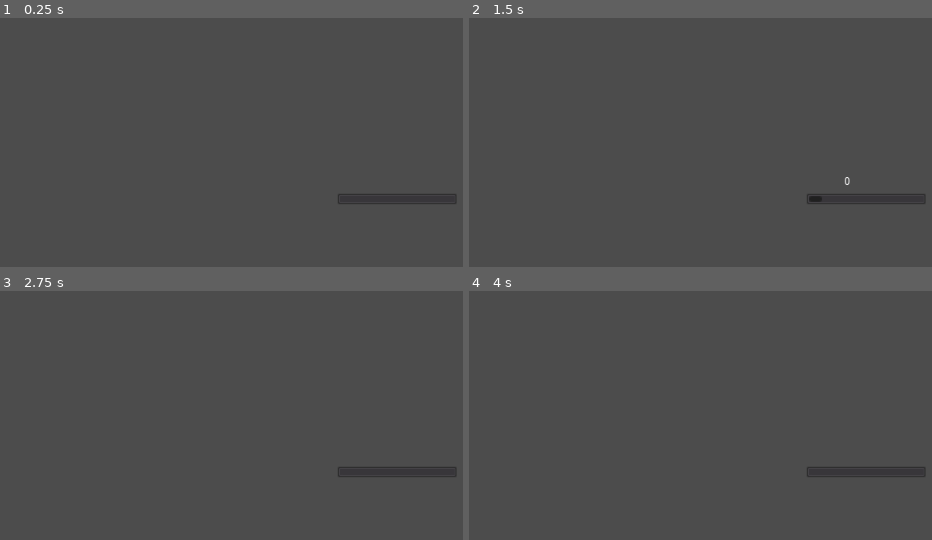
Above: before the commit, frames 1-4 (two rows, left to right).
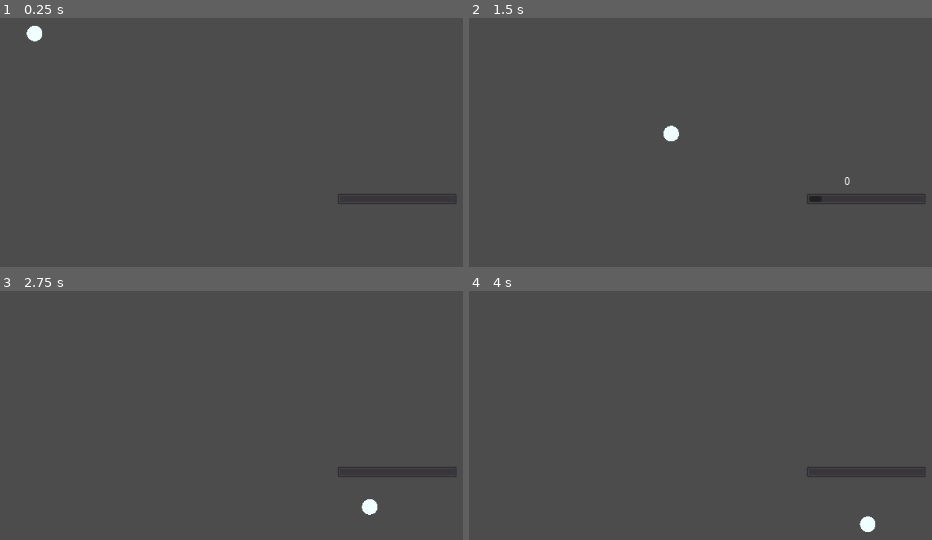
Above: after the commit, the same moments.

Repository: the-g-force/FamJam-August2020
Game: Godot game, scene res://src/GameplayLevel.tscn
Same seed, same stepped clock (60 frames per second), same inputs: the game is played once before the commit and once after it. The project has no main scene, so this scene is started directly.
Inputs (mouse positions are in pixels of both pictures, inside the frame that each line leads up to):
- Up to frame 1 (0.25 s): no input
- Up to frame 2 (1.5 s): tap Enter at 0.5 s; move the mouse to (outside the picture) at 0.52 s; click (outside the picture) at 0.67 s; move the mouse to (outside the picture) at 1.27 s; click (outside the picture) at 1.42 s
- Up to frame 3 (2.75 s): move the mouse to (outside the picture) at 2.02 s; click (outside the picture) at 2.17 s
- Up to frame 4 (4 s): move the mouse to (outside the picture) at 2.77 s; click (outside the picture) at 2.92 s; move the mouse to (outside the picture) at 3.52 s; click (outside the picture) at 3.67 s

The runs differ from the first frame. In frame 1, 0.2% of the frame differs, in the area x 5-10%, y 3-10%; in frame 2, 0.2%, in the area x 41-46%, y 42-50%; in frame 3, 0.2%; in frame 4, 0.2%.

Commit message:
Add birds chase first crumb in radius

Diff:
--- /dev/null
+++ b/project/src/Bird.gd
@@ -0,0 +1,22 @@
+extends KinematicBody2D
+
+export var speed : int = 200
+
+var destination : Vector2
+
+func _ready():
+	destination = get_viewport_rect().size/2
+
+
+func _process(delta:float):
+	var crumbs = $Sensor.get_overlapping_areas()
+	if crumbs.size() > 0:
+		destination = crumbs[0].get_global_position()
+	var direction = (destination - position).normalized()
+	var velocity = direction*speed
+	var _error = move_and_collide(velocity*delta)
+	update()
+
+
+func _draw():
+	draw_circle(Vector2.ZERO, 10, Color.azure)
--- /dev/null
+++ b/project/src/Bird.tscn
@@ -0,0 +1,19 @@
+[gd_scene load_steps=4 format=2]
+
+[ext_resource path="res://src/Bird.gd" type="Script" id=1]
+
+[sub_resource type="CapsuleShape2D" id=1]
+
+[sub_resource type="CircleShape2D" id=2]
+radius = 96.1055
+
+[node name="Bird" type="KinematicBody2D"]
+script = ExtResource( 1 )
+
+[node name="CollisionShape2D" type="CollisionShape2D" parent="."]
+shape = SubResource( 1 )
+
+[node name="Sensor" type="Area2D" parent="."]
+
+[node name="CollisionShape2D" type="CollisionShape2D" parent="Sensor"]
+shape = SubResource( 2 )
--- a/project/src/GameplayLevel.tscn
+++ b/project/src/GameplayLevel.tscn
@@ -1,6 +1,7 @@
-[gd_scene load_steps=2 format=2]
+[gd_scene load_steps=3 format=2]
 
 [ext_resource path="res://src/GameplayLevel.gd" type="Script" id=1]
+[ext_resource path="res://src/Bird.tscn" type="PackedScene" id=2]
 
 [node name="GameplayLevel" type="Node2D"]
 script = ExtResource( 1 )
@@ -32,3 +33,6 @@
 __meta__ = {
 "_edit_use_anchors_": false
 }
+
+[node name="Bird" parent="." instance=ExtResource( 2 )]
+position = Vector2( 1.44208, -5.90622 )
